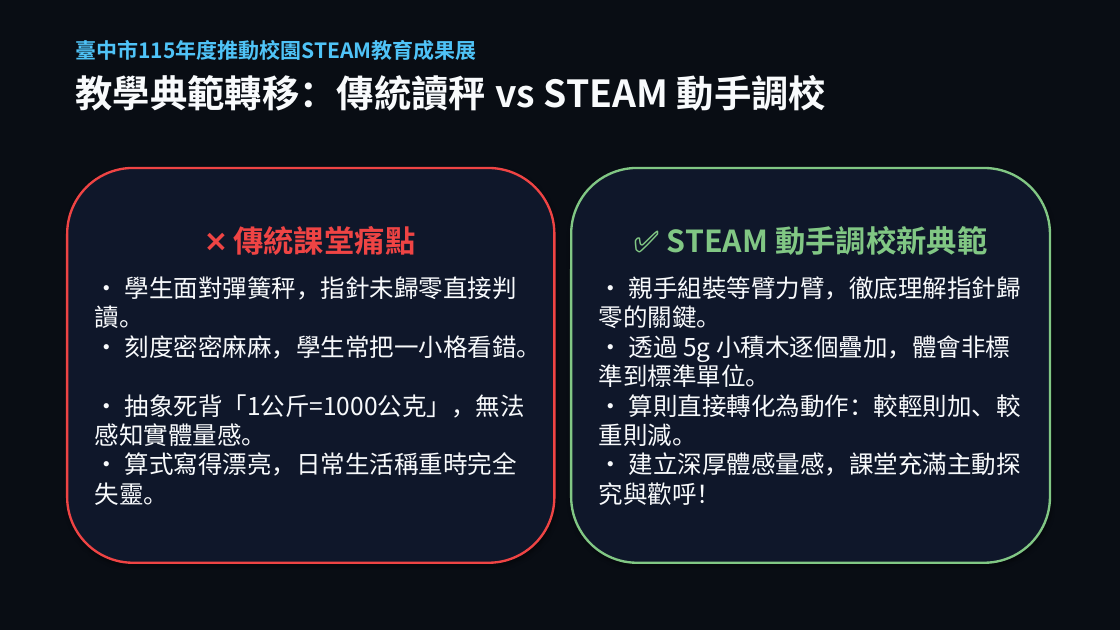
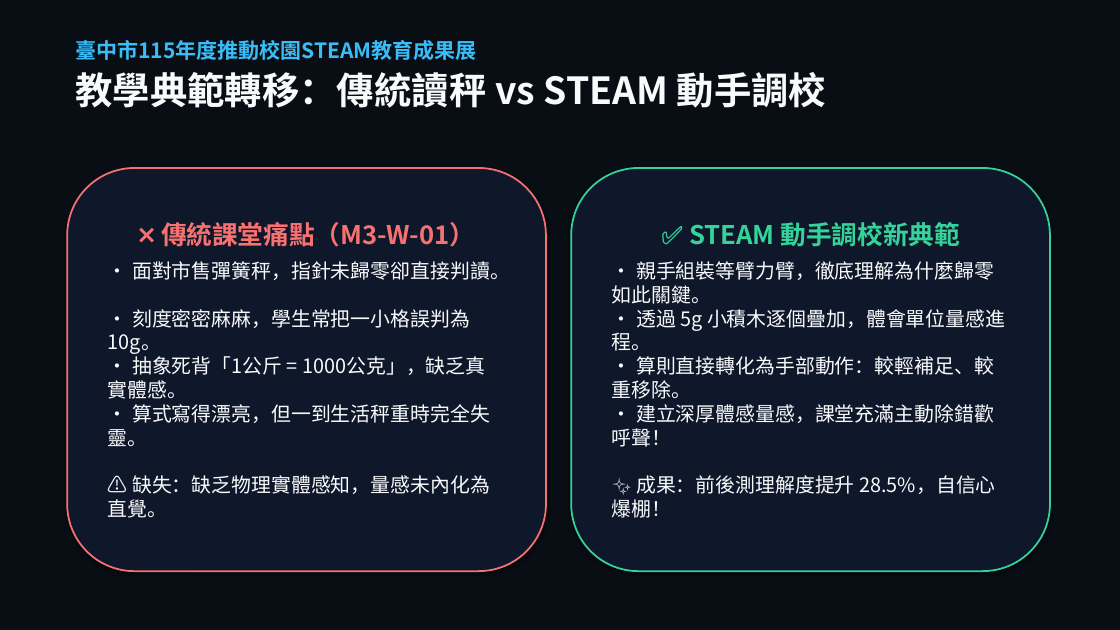
Before and after one commit to asc103138/steam-community-docs, a slide deck: slide 13 of 成果展繳交資料/臺中市梧棲區中正國小_STEAM成果展_5分鐘現場分享會簡報.pptx. Drawn at 1120x630 pixels with LibreOffice and Linux fonts; fonts in the diff are those of the drawing; background and template pictures are left out; a plain dark background stands for a picture behind light text. Boxes give left, top, right and bottom in pixels: in the first picture for what was removed or moved away, otherwise in the second. Text is boxed around its words. In the diff, an @@ line names an element or a change of style, - is before the commit and + after.

Commit message:
feat: 擴增為22頁旗艦版簡報，補齊全套背景底圖、升級3D拉桿場景並融入7場次社群成果回憶錄相簿

```diff
--- a/成果展繳交資料/臺中市梧棲區中正國小_STEAM成果展_5分鐘現場分享會簡報.pptx
+++ b/成果展繳交資料/臺中市梧棲區中正國小_STEAM成果展_5分鐘現場分享會簡報.pptx
@@ background #FFFFFF to picture (left out) @@
@@ text "臺中市115年度推動校園STEAM教育成果展" at (75,40,826,108): text colour #4FC3F7 to #38BDF8 in "臺中市115年度推動校園STEAM教育成果展"; less space between paragraphs @@
@@ rounded rectangle "❌ 傳統課堂痛點（M3-W-01）": place and size @@
-rounded rectangle "❌ 傳統課堂痛點（M3-W-01）" at (67,168,555,563)
+rounded rectangle "❌ 傳統課堂痛點（M3-W-01）" at (67,168,546,571)
@@ rounded rectangle "❌ 傳統課堂痛點（M3-W-01）" at (67,168,546,571): outline #EF4444 2 pt to #F87171 1.5 pt @@
@@ rounded rectangle "✅ STEAM 動手調校新典範": place and size @@
-rounded rectangle "✅ STEAM 動手調校新典範" at (571,168,1050,563)
+rounded rectangle "✅ STEAM 動手調校新典範" at (571,168,1050,571)
@@ rounded rectangle "✅ STEAM 動手調校新典範" at (571,168,1050,571): outline #81C784 2 pt to #34D399 1.5 pt @@
@@ text in rounded rectangle at (108,222,510,518): text changed; size 21 to 17 pt @@
-❌ 傳統課堂痛點
-• 學生面對彈簧秤，指針未歸零直接判讀。
-• 刻度密密麻麻，學生常把一小格看錯。
-• 抽象死背「1公斤=1000公克」，無法感知實體量感。
-• 算式寫得漂亮，日常生活稱重時完全失靈。
+❌ 傳統課堂痛點（M3-W-01）
+• 面對市售彈簧秤，指針未歸零卻直接判讀。
+• 刻度密密麻麻，學生常把一小格誤判為 10g。
+• 抽象死背「1公斤 = 1000公克」，缺乏真實體感。
+• 算式寫得漂亮，但一到生活秤重時完全失靈。
+⚠️ 缺失：缺乏物理實體感知，量感未內化為直覺。
@@ text in rounded rectangle at (689,222,960,247): size 26 to 22 pt, text colour #81C784 to #34D399 in "✅ STEAM 動手調校新典範" @@
@@ text in rounded rectangle at (612,261,1005,518): text changed; size 21 to 17 pt @@
-• 親手組裝等臂力臂，徹底理解指針歸零的關鍵。
-• 透過 5g 小積木逐個疊加，體會非標準到標準單位。
-• 算則直接轉化為動作：較輕則加、較重則減。
-• 建立深厚體感量感，課堂充滿主動探究與歡呼！
+• 親手組裝等臂力臂，徹底理解為什麼歸零如此關鍵。
+• 透過 5g 小積木逐個疊加，體會單位量感進程。
+• 算則直接轉化為手部動作：較輕補足、較重移除。
+• 建立深厚體感量感，課堂充滿主動除錯歡呼聲！
+✨ 成果：前後測理解度提升 28.5%，自信心爆棚！
```
Also in this commit, not shown: 5 other slides changed, 16 slides added, 10 slides removed, 15 other files.
